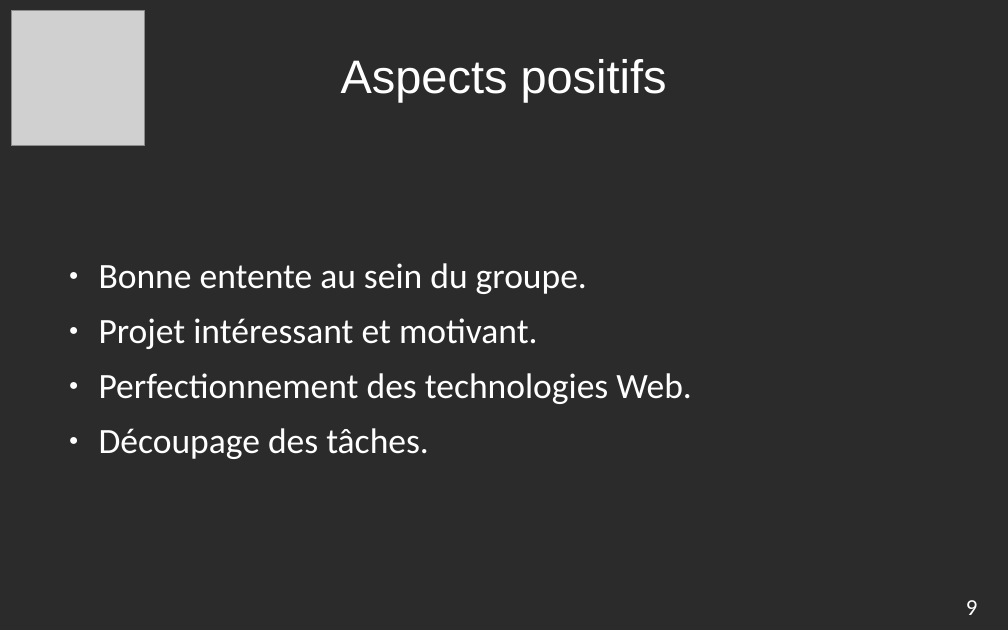
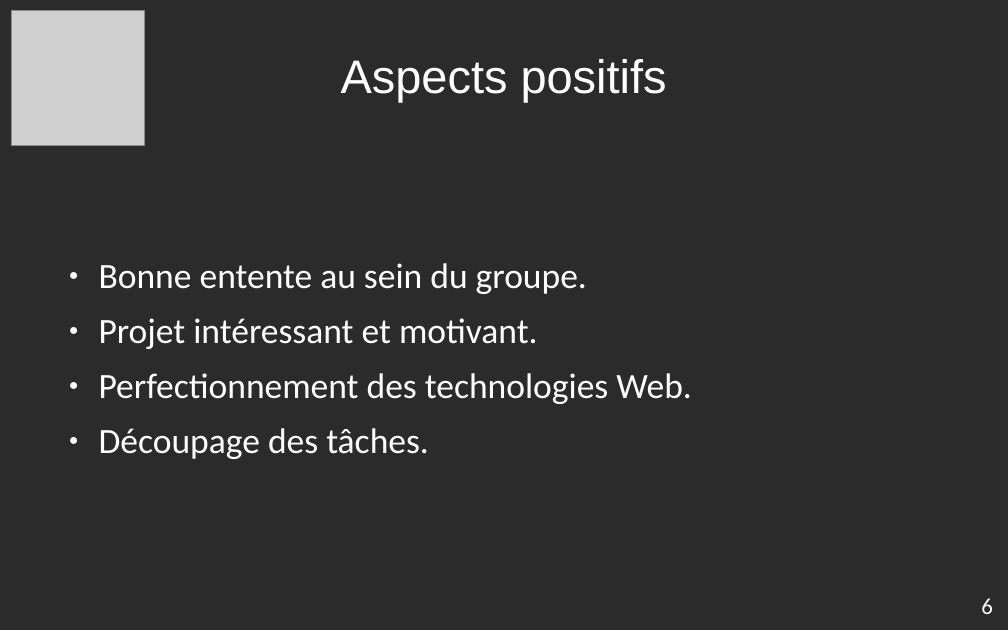
Before and after one commit to edri/EasyGoing, a slide deck: slide 7 of doc/other/presentation_finale/presentation_finale.odp. Drawn at 1008x630 pixels with LibreOffice and Linux fonts; fonts in the diff are those of the drawing; grey boxes stand for pictures; background and template pictures are left out; a plain dark background stands for a picture behind light text. Boxes give left, top, right and bottom in pixels: in the first picture for what was removed or moved away, otherwise in the second. Text is boxed around its words. In the diff, an @@ line names an element or a change of style, - is before the commit and + after.

```diff
--- a/doc/other/presentation_finale/presentation_finale.odp
+++ b/doc/other/presentation_finale/presentation_finale.odp
@@ text added at bbox=[981, 598, 993, 614], 18 pt, text #FFFFFF @@
+6
@@ text removed at bbox=[966, 600, 978, 615] @@
-9
```
Also in this commit, not shown: 8 other slides changed, 1 slide added, 1 other file.
